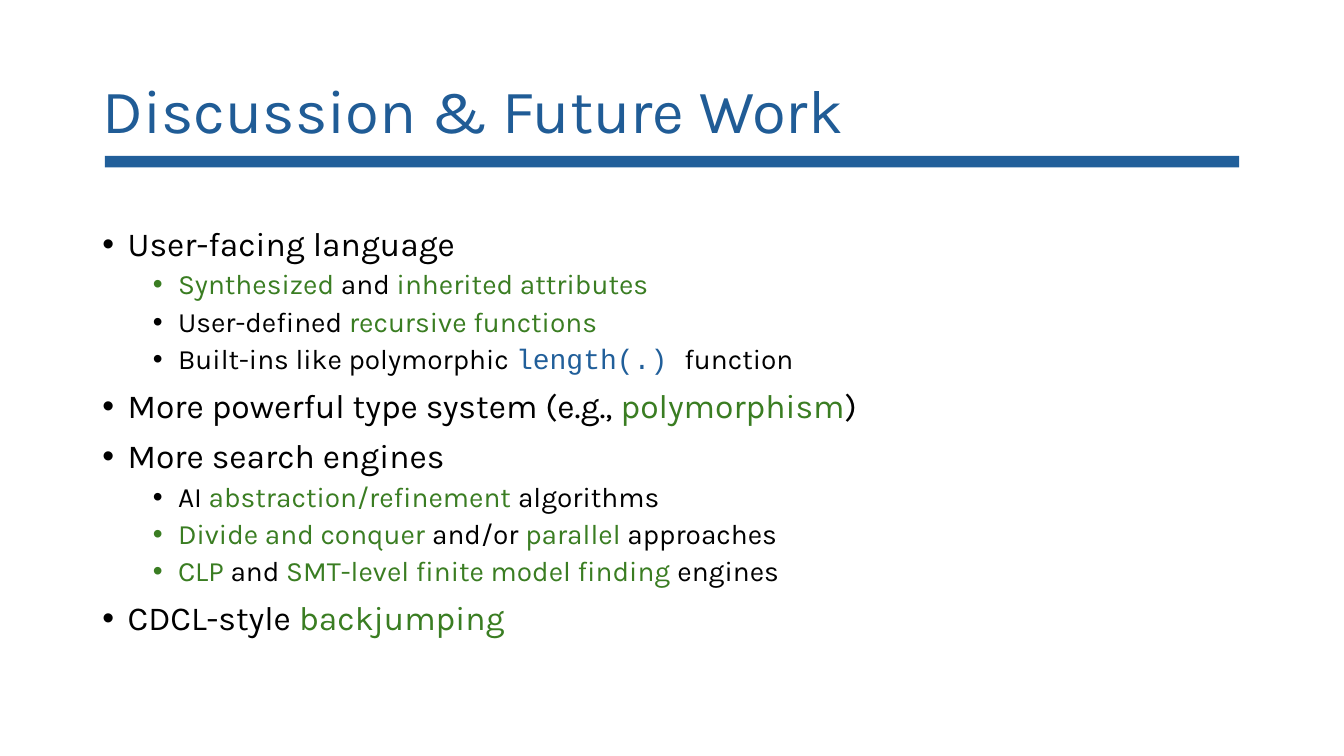
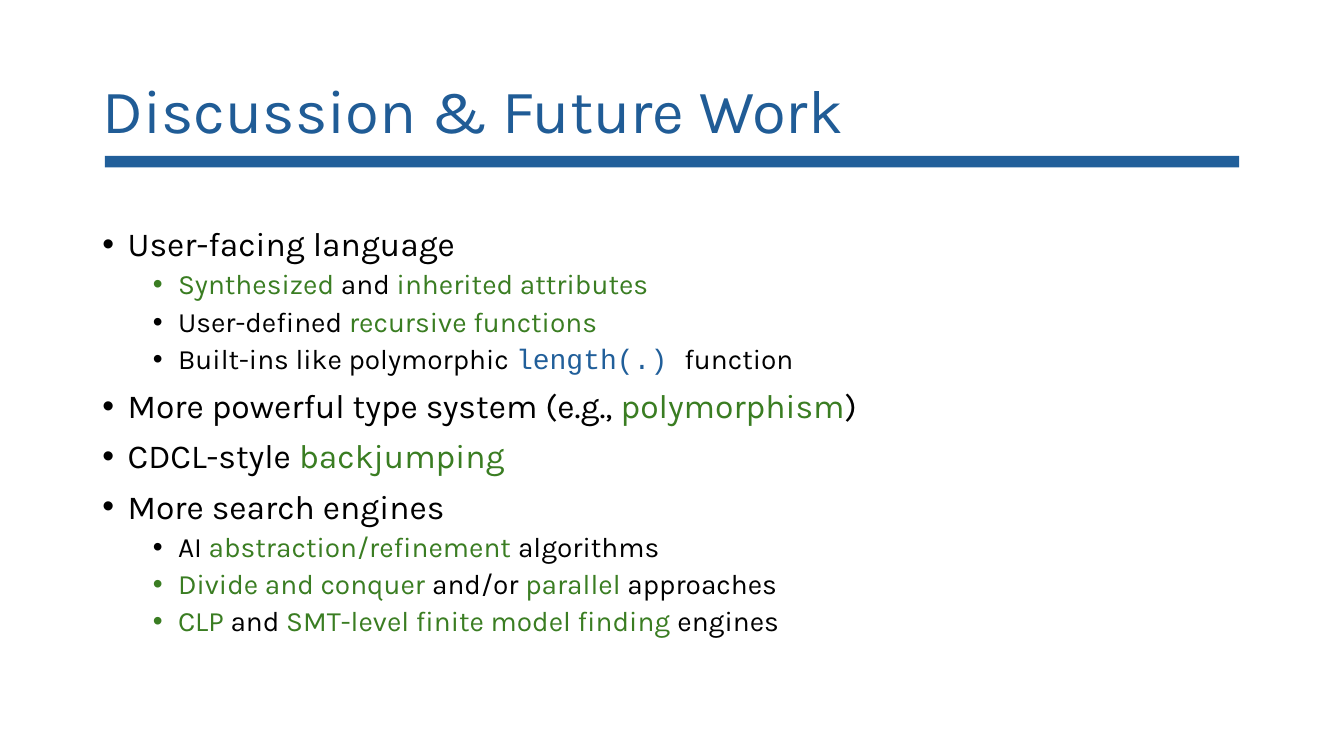
Before and after one commit to lorchrob/goblin_slides, a slide deck: slide 69 of goblin_slides.pptx (slide 53 before the commit). Drawn at 1344x756 pixels with LibreOffice and Linux fonts; fonts in the diff are those of the drawing. Boxes give left, top, right and bottom in pixels: in the first picture for what was removed or moved away, otherwise in the second. Text is boxed around its words. In the diff, an @@ line names an element or a change of style, - is before the commit and + after.

```diff
--- a/goblin_slides.pptx
+++ b/goblin_slides.pptx
@@ text at [128,445,505,477]: paragraph added @@
+• CDCL-style backjumping
@@ text at [128,607,505,639]: paragraph removed @@
-• CDCL-style backjumping
```
Also in this commit, not shown: 32 other slides changed, 18 slides added, 2 slides removed, 1 other file.
